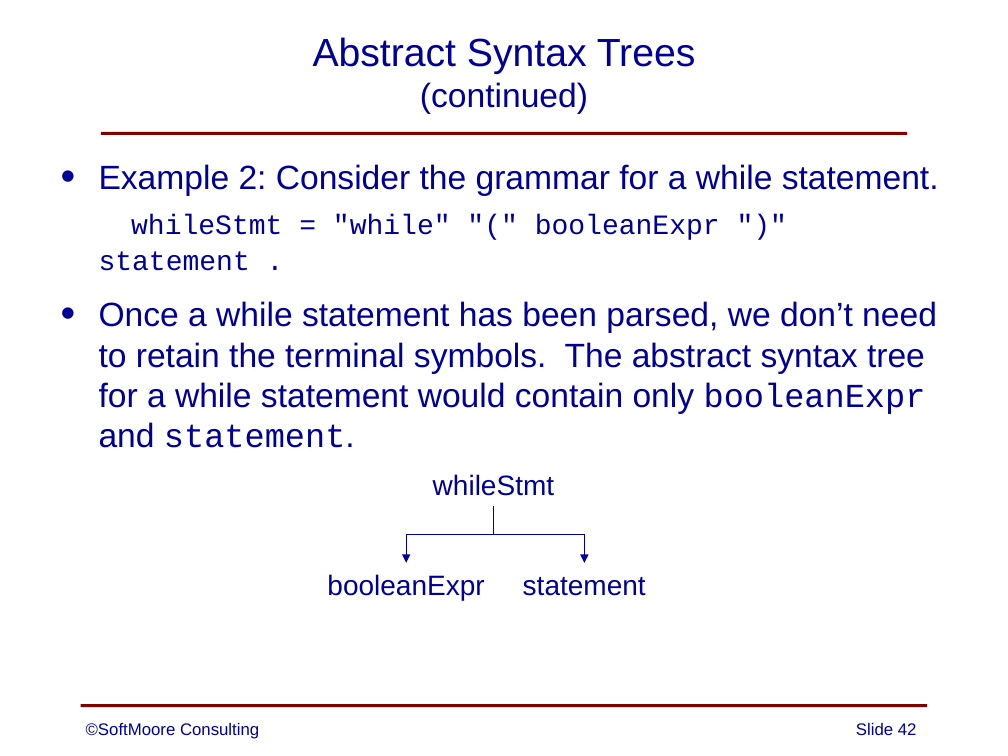
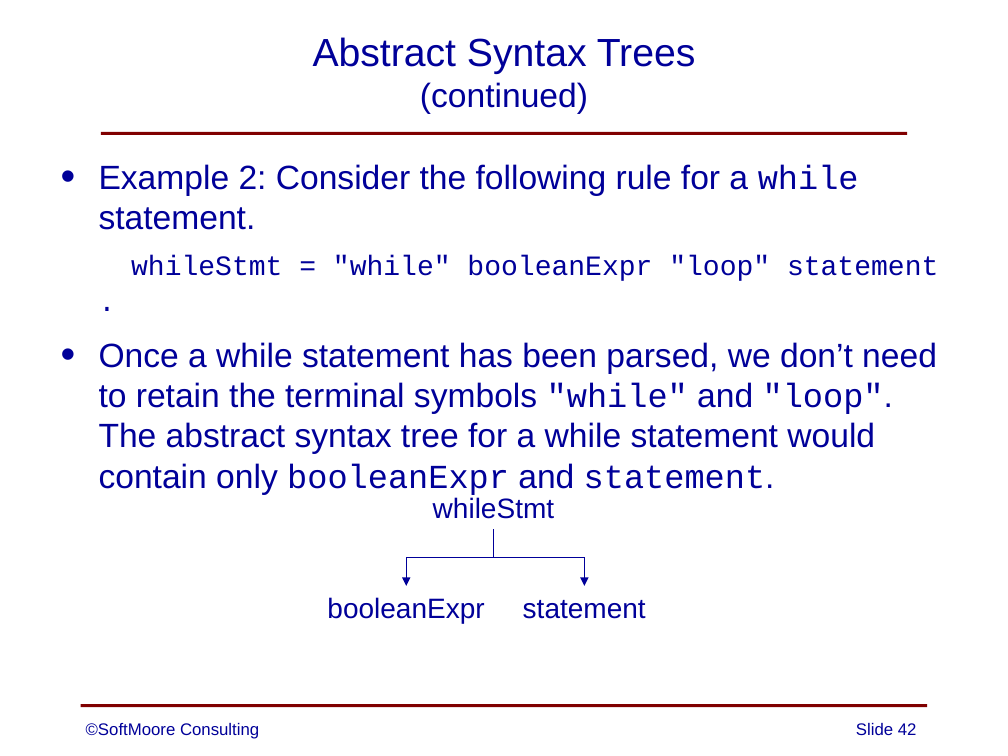
Before and after one commit to SoftMoore/CPRL-Kt-2nd, a slide deck: slide 42 of PowerPoints/03 - Context-Free Grammars.pptx. Drawn at 1008x756 pixels with LibreOffice and Linux fonts; fonts in the diff are those of the drawing. Boxes give left, top, right and bottom in pixels: in the first picture for what was removed or moved away, otherwise in the second. Text is boxed around its words. In the diff, an @@ line names an element or a change of style, - is before the commit and + after.

Commit message:
minor improvement to one PowerPoint slide

```diff
--- a/PowerPoints/03 - Context-Free Grammars.pptx
+++ b/PowerPoints/03 - Context-Free Grammars.pptx
@@ text at (99, 164, 938, 495): text changed @@
-• Example 2: Consider the grammar for a while statement.
-  whileStmt = "while" "(" booleanExpr ")" statement .
-• Once a while statement has been parsed, we don’t need to retain the terminal symbols. The abstract syntax tree for a while statement would contain only booleanExpr and statement.
+• Example 2: Consider the following rule for a while statement.
+  whileStmt = "while" booleanExpr "loop" statement .
+• Once a while statement has been parsed, we don’t need to retain the terminal symbols "while" and "loop". The abstract syntax tree for a while statement would contain only booleanExpr and statement.
@@ 3 texts, 2 elbow arrows: place and size @@
-3 texts, 2 elbow arrows at (327, 474, 646, 601)
+3 texts, 2 elbow arrows at (327, 497, 646, 624)
```
